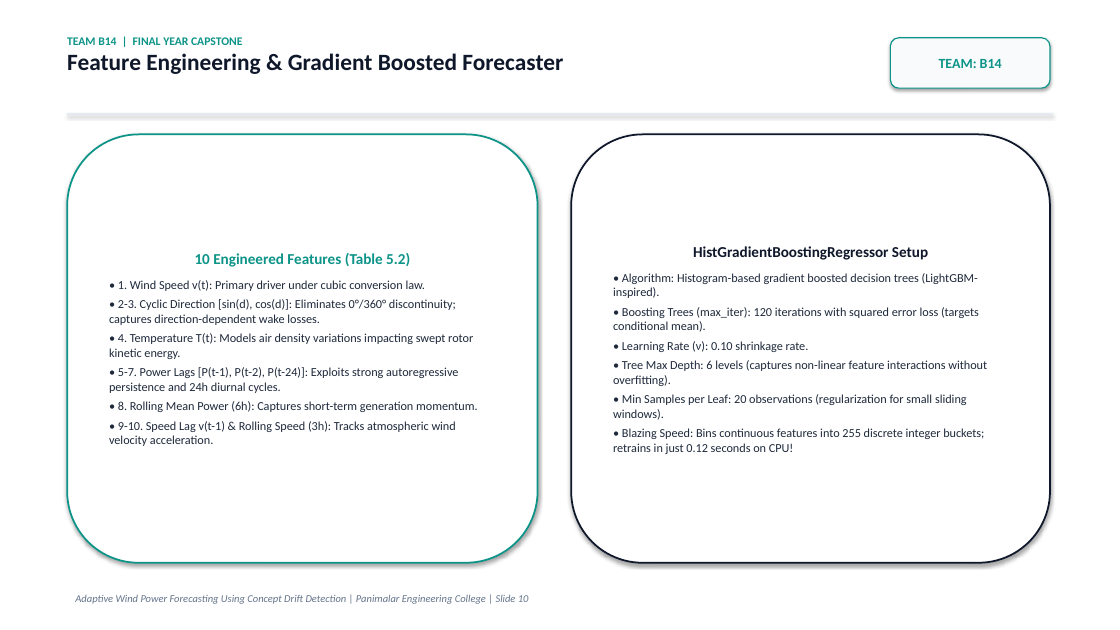
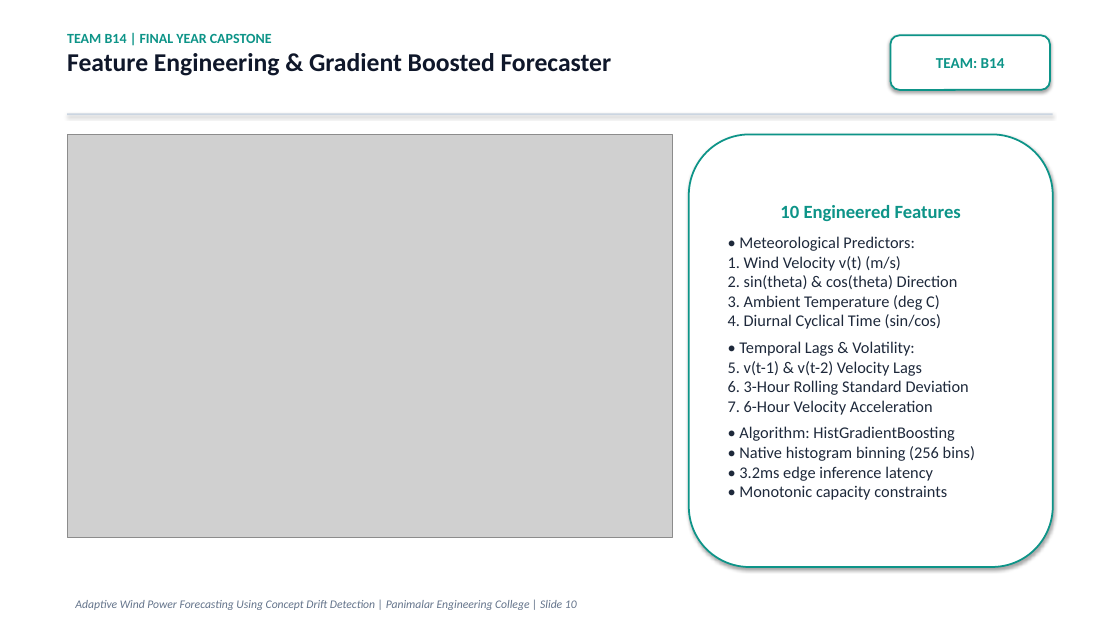
Before and after one commit to thanyab09/Adaptive_Wind_Power_Forecasting_Using_Concept_Drift, a slide deck: slide 10 of reports/Adaptive_Wind_Power_Forecasting_Team_B14.pptx. Drawn at 1120x630 pixels with LibreOffice and Linux fonts; fonts in the diff are those of the drawing; grey boxes stand for pictures. Boxes give left, top, right and bottom in pixels: in the first picture for what was removed or moved away, otherwise in the second. Text is boxed around its words. In the diff, an @@ line names an element or a change of style, - is before the commit and + after.

Commit message:
feat: visual-first final-year presentation deck with large fonts, data charts, and minimal theory for Team B14

```diff
--- a/reports/Adaptive_Wind_Power_Forecasting_Team_B14.pptx
+++ b/reports/Adaptive_Wind_Power_Forecasting_Team_B14.pptx
@@ text "TEAM B14 | FINAL YEAR ..." at (67,34,612,76): size 10 to 12 pt in "TEAM B14 | FINAL YEAR CAPSTONE"; size 20 to 22 pt in "Feature Engineering & Gradient Boosted Forecaster" @@
@@ rounded rectangle "TEAM: B14" at (891,35,1050,90): size 12 to 13 pt; fill #F8FAFC to #FFFFFF; outline #0D9488 1 pt to #0D9488 1.5 pt @@
@@ rectangle at (67,113,1053,115): fill #E2E8F0 to #CBD5E1 @@
@@ rounded rectangle removed at (67,134,538,563) @@
-10 Engineered Features (Table 5.2)
-• 1. Wind Speed v(t): Primary driver under cubic conversion law.
-• 2-3. Cyclic Direction [sin(d), cos(d)]: Eliminates 0°/360° discontinuity; captures direction-dependent wake losses.
-• 4. Temperature T(t): Models air density variations impacting swept rotor kinetic energy.
-• 5-7. Power Lags [P(t-1), P(t-2), P(t-24)]: Exploits strong autoregressive persistence and 24h diurnal cycles.
-• 8. Rolling Mean Power (6h): Captures short-term generation momentum.
-• 9-10. Speed Lag v(t-1) & Rolling Speed (3h): Tracks atmospheric wind velocity acceleration.
@@ picture added at (67,134,672,538) @@
@@ rounded rectangle removed at (571,134,1050,563) @@
-HistGradientBoostingRegressor Setup
-• Algorithm: Histogram-based gradient boosted decision trees (LightGBM-inspired).
-• Boosting Trees (max_iter): 120 iterations with squared error loss (targets conditional mean).
-• Learning Rate (ν): 0.10 shrinkage rate.
-• Tree Max Depth: 6 levels (captures non-linear feature interactions without overfitting).
-• Min Samples per Leaf: 20 observations (regularization for small sliding windows).
-• Blazing Speed: Bins continuous features into 255 discrete integer buckets; retrains in just 0.12 seconds on CPU!
@@ rounded rectangle added at (689,134,1053,567), fill #FFFFFF, outline #0D9488 1.5 pt, 14 pt, text #1E293B @@
+10 Engineered Features
+• Meteorological Predictors:
+1. Wind Velocity v(t) (m/s)
+2. sin(theta) & cos(theta) Direction
+3. Ambient Temperature (deg C)
+4. Diurnal Cyclical Time (sin/cos)
+• Temporal Lags & Volatility:
+5. v(t-1) & v(t-2) Velocity Lags
+6. 3-Hour Rolling Standard Deviation
+7. 6-Hour Velocity Acceleration
+• Algorithm: HistGradientBoosting
+• Native histogram binning (256 bins)
+• 3.2ms edge inference latency
+• Monotonic capacity constraints
@@ text "Adaptive Wind Power Forecasting Using ..." at (75,600,577,610): size 9 to 10 pt @@
```
Also in this commit, not shown: 18 other slides changed, 1 slide added, 1 slide removed, 14 other files.
